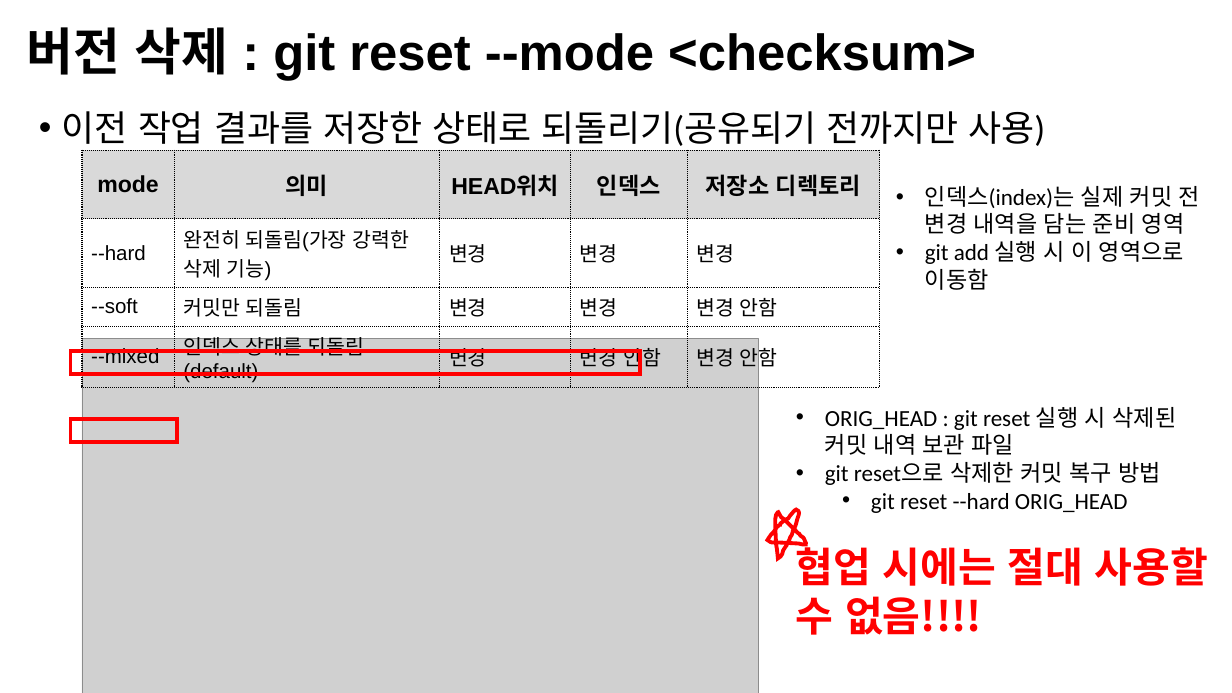
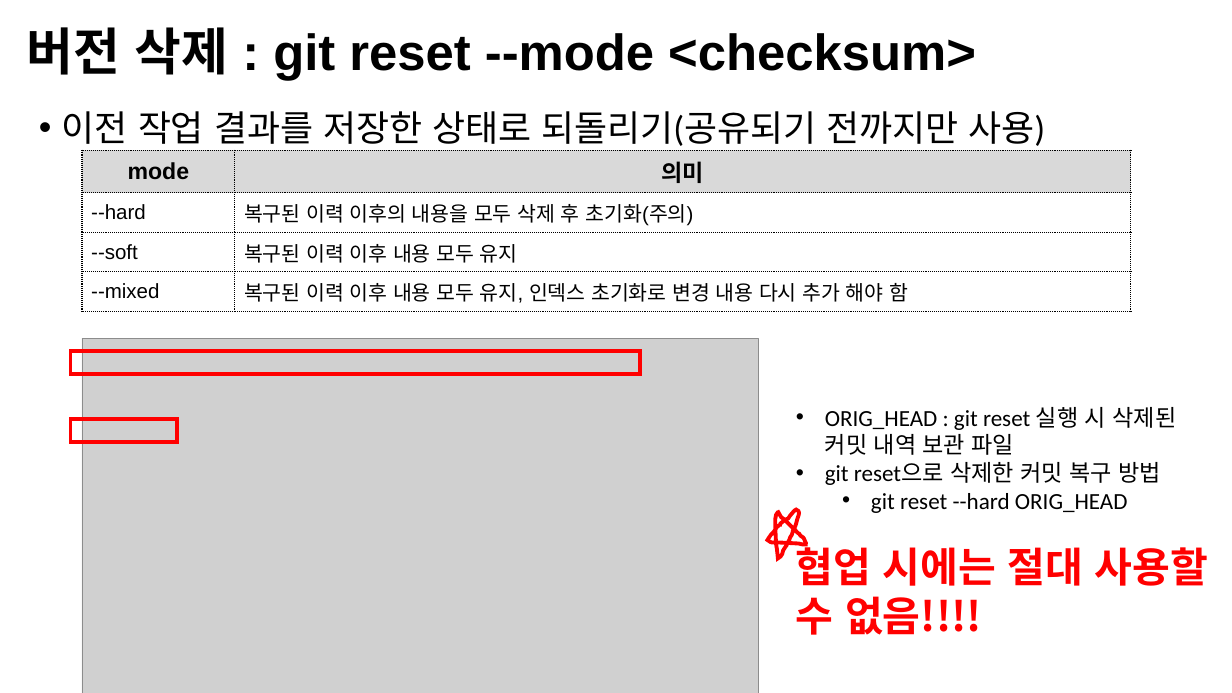
Before and after one commit to Open-Source-Programming/OpenSource-Lec, a slide deck: slide 8 of 07-Git2.pptx (slide 9 before the commit). Drawn at 1232x693 pixels with LibreOffice and Linux fonts; fonts in the diff are those of the drawing; grey boxes stand for pictures; background and template pictures are left out. Boxes give left, top, right and bottom in pixels: in the first picture for what was removed or moved away, otherwise in the second. Text is boxed around its words. In the diff, an @@ line names an element or a change of style, - is before the commit and + after.

Commit message:
11월 9일 커밋

```diff
--- a/07-Git2.pptx
+++ b/07-Git2.pptx
@@ table at box(82, 151, 1131, 307) @@
-column 2: 의미 | 완전히 되돌림(가장 강력한 삭제 기능) | 커밋만 되돌림 | 인덱스 상태를 되돌림(default)
-column 3: HEAD위치 | 변경 | 변경 | 변경
-column 4: 인덱스 | 변경 | 변경 | 변경 안함
-column 5: 저장소 디렉토리 | 변경 | 변경 안함 | 변경 안함
+column 2: 의미 | 복구된 이력 이후의 내용을 모두 삭제 후 초기화(주의) | 복구된 이력 이후 내용 모두 유지 | 복구된 이력 이후 내용 모두 유지, 인덱스 초기화로 변경 내용 다시 추가 해야 함
@@ table: place and size @@
-table at box(82, 151, 880, 387)
+table at box(82, 151, 1131, 307)
@@ text removed at box(925, 186, 1200, 290) @@
-• 인덱스(index)는 실제 커밋 전 변경 내역을 담는 준비 영역
-• git add 실행 시 이 영역으로 이동함
```
Also in this commit, not shown: 13 other slides changed, 1 slide added, 1 other file.
